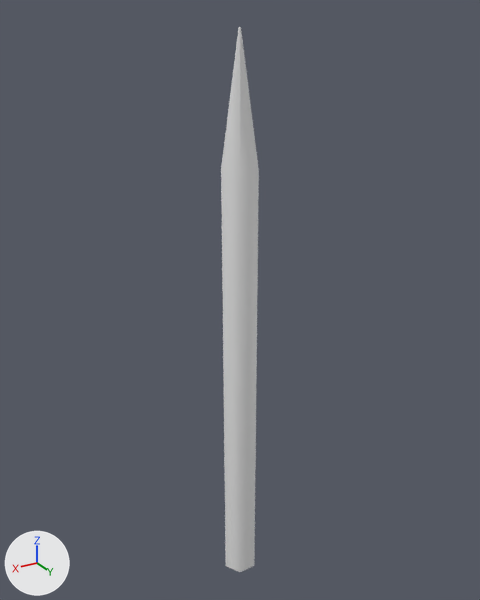
One commit to the FBX model Assets/Models/Office/llapis.FBX: the scene before it, then after it.
The view is the same before and after, from a camera (50 mm lens) standing at (11.8357, -8.4825, 0.1016) and looking at (11.785, -8.567, 0.0594). Lighting does not change. The marker at lower left points along +X, +Y and +Z. Where no turn or scale is listed for an object, it has been applied to the vertices.

Script lines for the objects in view, before the commit:
```python
me_mesh = bpy.data.meshes.new('Mesh')
me_mesh.from_pydata(...)  # 18 vertices, 16 faces; spans x -0.0031..0.0031, y -0.0027..0.0027, z -0.0464..0.0464
ob_cylinder001 = bpy.data.objects.new('Cylinder001', me_mesh)
ob_cylinder001.location = (11.7863, -8.5649, 0.0536)
```
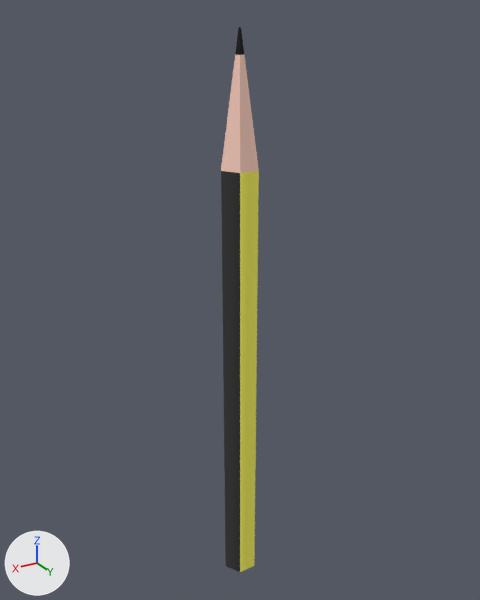
Changed parts and their boxes (x1, y1, x2, y2) in the pictures (480 x 600 px):
part 1 of me_mesh, built on: (221, 27, 259, 173) in both
part 2 of me_mesh, recoloured (grey to yellow): (240, 171, 259, 572) in both
part 3 of me_mesh, recoloured (grey to black): (221, 171, 240, 572) in both

Diff of the bpy script that builds the scene:
```diff
--- a/Assets/Models/Office/llapis.FBX.py
+++ b/Assets/Models/Office/llapis.FBX.py
@@ mat_llapisgris @@
+mat_llapisgris = principled_material('llapisgris')
+mat_llapisgris.base_color = (0.0314, 0.0314, 0.0314)  # black #323232
+mat_llapisgris.roughness = 0.859
@@ mat_material__58 @@
+mat_material__58 = principled_material('Material #58')
+mat_material__58.base_color = (0.588, 0.588, 0.588)  # light grey #cacaca
+mat_material__58.roughness = 0.859
@@ mat_llapisgroc @@
+mat_llapisgroc = principled_material('llapisgroc')
+mat_llapisgroc.base_color = (0.988, 0.957, 0.118)  # yellow #fefa60
+mat_llapisgroc.roughness = 0.859
@@ mat_punta_llapis @@
+mat_punta_llapis = principled_material('punta llapis')
+mat_punta_llapis.base_color = (0.996, 0.643, 0.533)  # beige #ffd2c1
+mat_punta_llapis.roughness = 0.859
@@ mat_carbonet @@
+mat_carbonet = principled_material('carbonet')
+mat_carbonet.base_color = (0.0, 0.0, 0.0)  # black #000000
+mat_carbonet.roughness = 0.859
@@ me_mesh @@
 # used by ob_cylinder001; location = (11.7863, -8.5649, 0.0536)
-me_mesh.from_pydata(...)  # 18 vertices, 16 faces; spans x -0.0031..0.0031, y -0.0027..0.0027, z -0.0464..0.0464
+me_mesh.from_pydata(...)  # 24 vertices, 22 faces; spans x -0.0031..0.0031, y -0.0027..0.0027, z -0.0464..0.0464
+# me_mesh part 1
+# 6 faces are deleted
+# 6 vertices are added at (-0.0004, -0.0006, 0.043), (-0.0007, 0.0, 0.043), (-0.0004, 0.0006, 0.043), (0.0004, 0.0006, 0.043), (0.0007, 0.0, 0.043), (0.0004, -0.0006, 0.043)
+# 6 new faces join them, mat_punta_llapis (beige #ffd2c1)
+# 6 new faces join them, mat_carbonet (black #000000)
+# me_mesh part 2: 3 faces spanning x -0.0031..0.0031, y -0.0027..0.0027, z -0.0464..0.0275 switch from no material to mat_llapisgroc (yellow #fefa60)
+# me_mesh part 3: 3 faces spanning x -0.0031..0.0031, y -0.0027..0.0027, z -0.0464..0.0275 switch from no material to mat_llapisgris (black #323232)
+me_mesh.materials.append(mat_carbonet)  # black #000000
+me_mesh.materials.append(mat_material__58)  # light grey #cacaca
+me_mesh.materials.append(mat_punta_llapis)  # beige #ffd2c1
```
